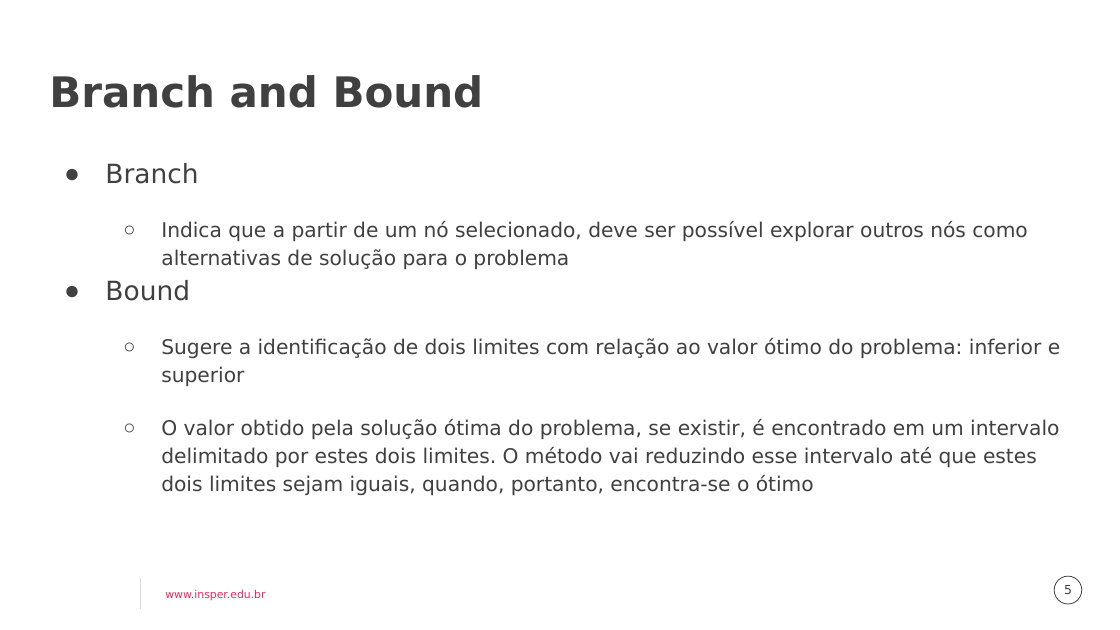
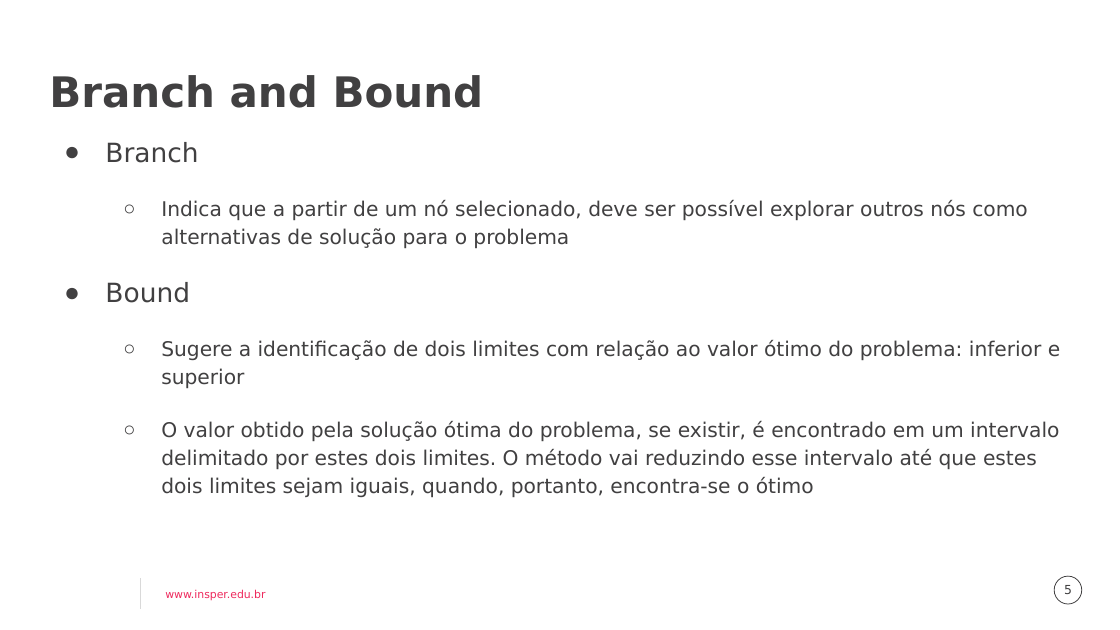
Before and after one commit to lucacm/supercomp, a slide deck: slide 5 of material/aulas/11-branch-and-bound/slides.pptx. Drawn at 1120x630 pixels with LibreOffice and Linux fonts; fonts in the diff are those of the drawing; background and template pictures are left out. Boxes give left, top, right and bottom in pixels: in the first picture for what was removed or moved away, otherwise in the second. Text is boxed around its words. In the diff, an @@ line names an element or a change of style, - is before the commit and + after.

```diff
--- a/material/aulas/11-branch-and-bound/slides.pptx
+++ b/material/aulas/11-branch-and-bound/slides.pptx
@@ text "Branch": place and size @@
-text "Branch" at bbox=[105, 163, 1060, 495]
+text "Branch" at bbox=[105, 142, 1060, 497]
@@ text at bbox=[105, 142, 198, 303]: line spacing 1.15 to 1; more space between paragraphs @@
```
Also in this commit, not shown: 2 other slides changed, 10 other files.
